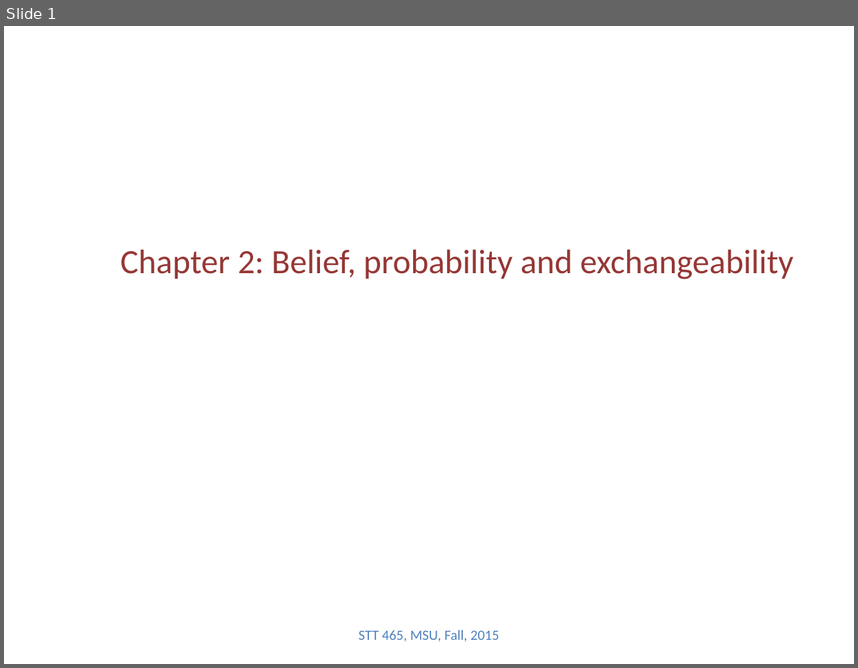
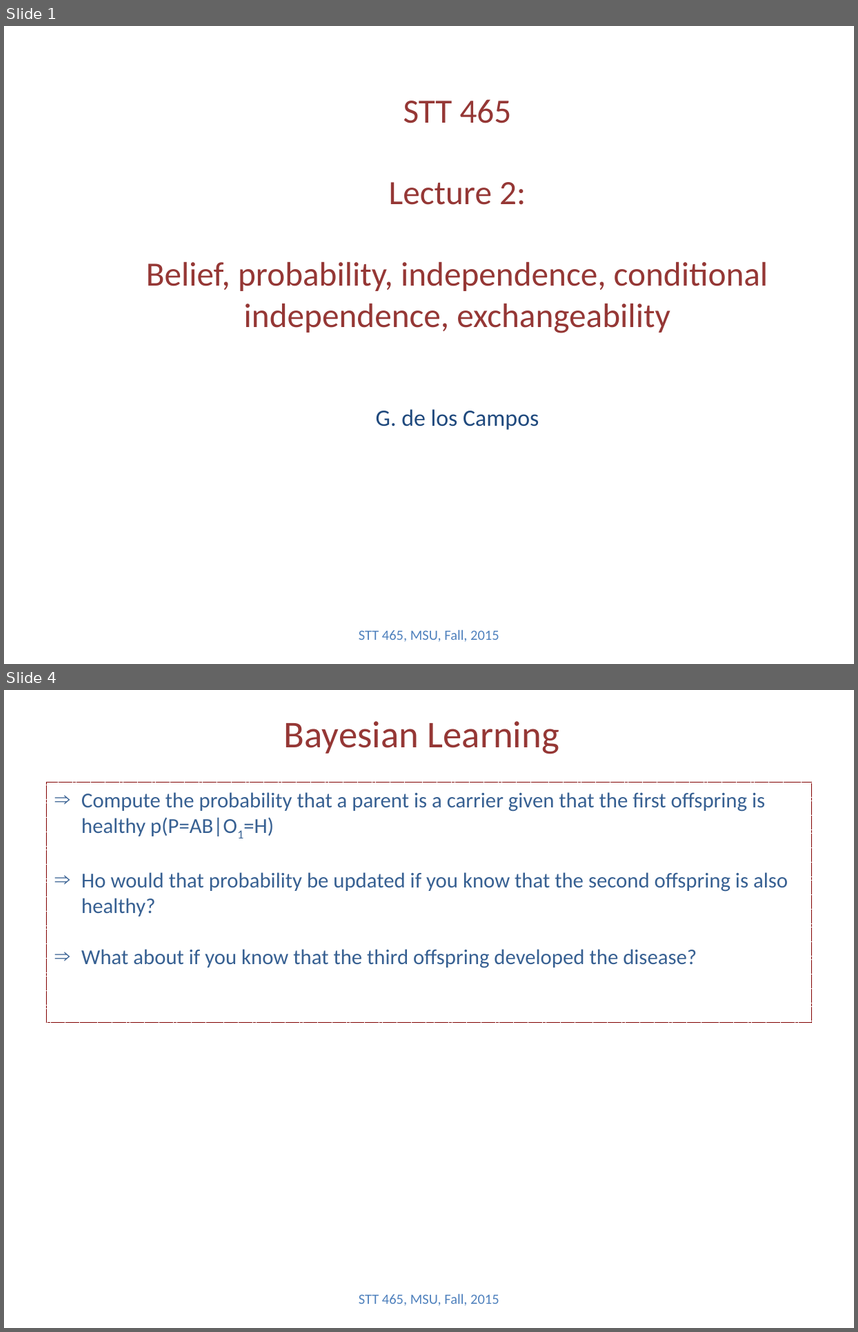
Before and after one commit to Boukos/STT465, a slide deck: STT465_2.pptx. Shown one above the other, each under a label of ours: slide 1 before the commit, slides 1 and 4 after it; the slides between them are not shown. The pictures are 858x668 and 858x1332 pixels, drawn with LibreOffice and Linux fonts; fonts in the diff are those of the drawing. Boxes give left, top, right and bottom in pixels: in the first picture for what was removed or moved away, otherwise in the second. Text is boxed around its words. In the diff, an @@ line names an element or a change of style, - is before the commit and + after.

```diff
--- a/STT465_2.pptx
+++ b/STT465_2.pptx
@@ slide 4 added at (x1=4, y1=690, x2=854, y2=1328), background #FFFFFF @@
@@ title added at (x1=284, y1=721, x2=559, y2=754), 32 pt, text #953735 @@
+Bayesian Learning
@@ rectangle added at (x1=47, y1=782, x2=811, y2=1023), outline #800000 0.75 pt dashed, 18 pt, text #376092 @@
+⇒ Compute the probability that a parent is a carrier given that the first offspring is healthy p(P=AB|O1=H)
+⇒ Ho would that probability be updated if you know that the second offspring is also healthy?
+⇒ What about if you know that the third offspring developed the disease?
@@ text added at (x1=359, y1=1293, x2=499, y2=1305), 12 pt, text #4F81BD @@
+STT 465, MSU, Fall, 2015
@@ slide 1 changed as well @@
@@ title at (x1=146, y1=99, x2=769, y2=430): text changed @@
-Chapter 2: Belief, probability and exchangeability
+STT 465
+Lecture 2:
+Belief, probability, independence, conditional independence, exchangeability
+G. de los Campos
```
Also in this commit, not shown: 1 other slide changed, 5 other slides added, 3 other files.
